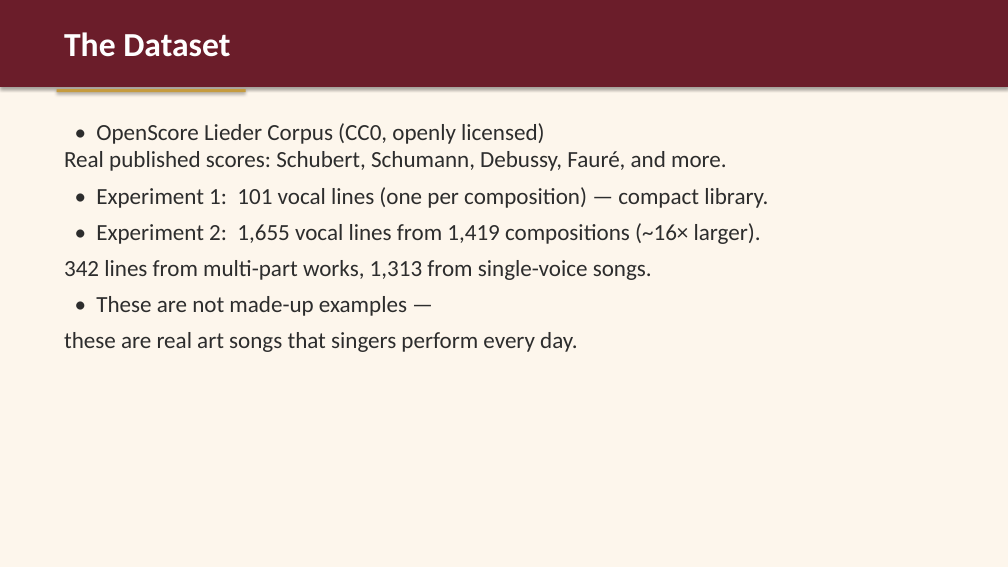
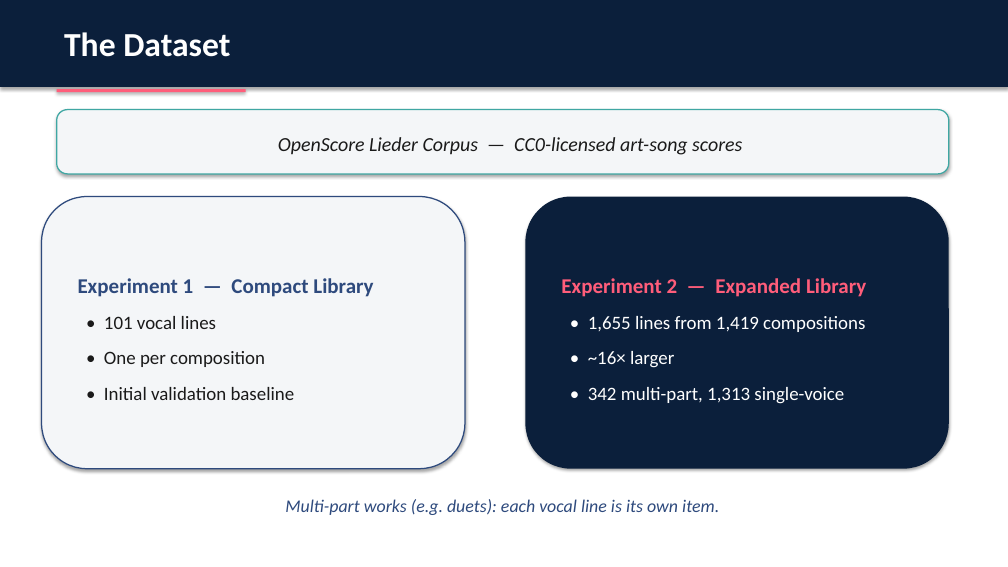
Before and after one commit to mad1rose/tessituragram_vocal_repertoire_recommendations, a slide deck: slide 8 of CADSCOM_PRESENTATION/CADSCOM_2026_Presentation.pptx. Drawn at 1008x567 pixels with LibreOffice and Linux fonts; fonts in the diff are those of the drawing. Boxes give left, top, right and bottom in pixels: in the first picture for what was removed or moved away, otherwise in the second. Text is boxed around its words. In the diff, an @@ line names an element or a change of style, - is before the commit and + after.

```diff
--- a/CADSCOM_PRESENTATION/CADSCOM_2026_Presentation.pptx
+++ b/CADSCOM_PRESENTATION/CADSCOM_2026_Presentation.pptx
@@ background #FDF6EC to #FFFFFF @@
@@ rectangle at (0, 0, 1008, 87): fill #6B1D2A to #0B1F3B @@
@@ rectangle at (57, 89, 246, 92): fill #C59B3F to #FF5D7A @@
@@ rounded rectangle added at (57, 110, 949, 174), fill #F4F6F8, outline #3FA7A3 1.2 pt, 19 pt, text #1A1A1A, italic @@
+OpenScore Lieder Corpus — CC0-licensed art-song scores
@@ text removed at (64, 123, 768, 352) @@
-• OpenScore Lieder Corpus (CC0, openly licensed)
-Real published scores: Schubert, Schumann, Debussy, Fauré, and more.
-• Experiment 1: 101 vocal lines (one per composition) — compact library.
-• Experiment 2: 1,655 vocal lines from 1,419 compositions (~16× larger).
-342 lines from multi-part works, 1,313 from single-voice songs.
-• These are not made-up examples —
-these are real art songs that singers perform every day.
@@ rounded rectangle added at (42, 197, 465, 469), fill #F4F6F8, outline #2E4A7D 1.2 pt, 18 pt, text #1A1A1A @@
+Experiment 1 — Compact Library
+• 101 vocal lines
+• One per composition
+• Initial validation baseline
@@ rounded rectangle added at (526, 197, 949, 469), fill #0B1F3B, 18 pt, text #FFFFFF @@
+Experiment 2 — Expanded Library
+• 1,655 lines from 1,419 compositions
+• ~16× larger
+• 342 multi-part, 1,313 single-voice
@@ text added at (285, 499, 719, 515), 17 pt, text #2E4A7D, italic @@
+Multi-part works (e.g. duets): each vocal line is its own item.
```
Also in this commit, not shown: 12 other slides changed, 3 slides added, 3 slides removed, 4 other files.
